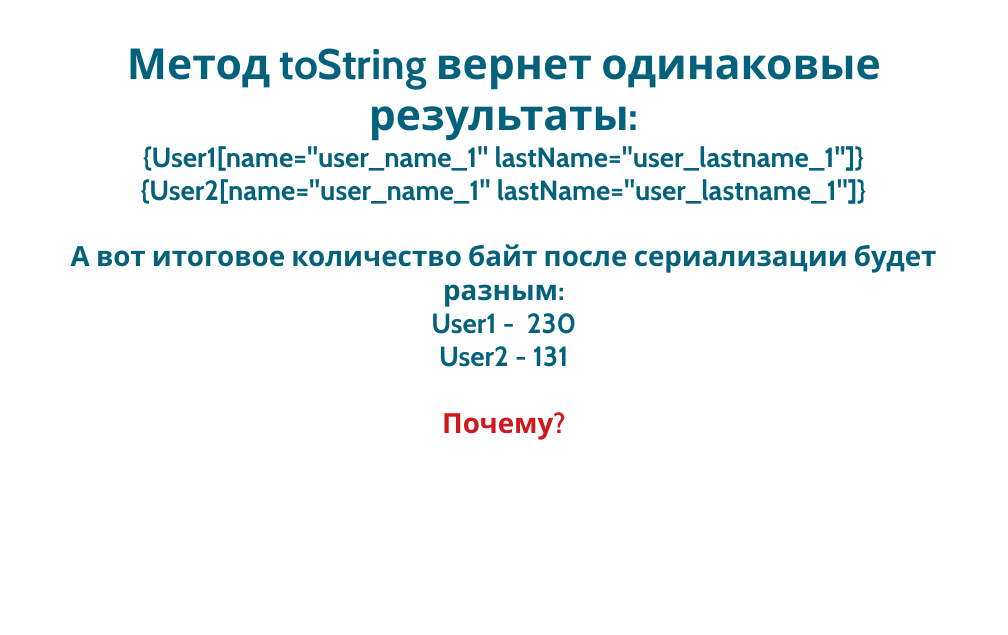
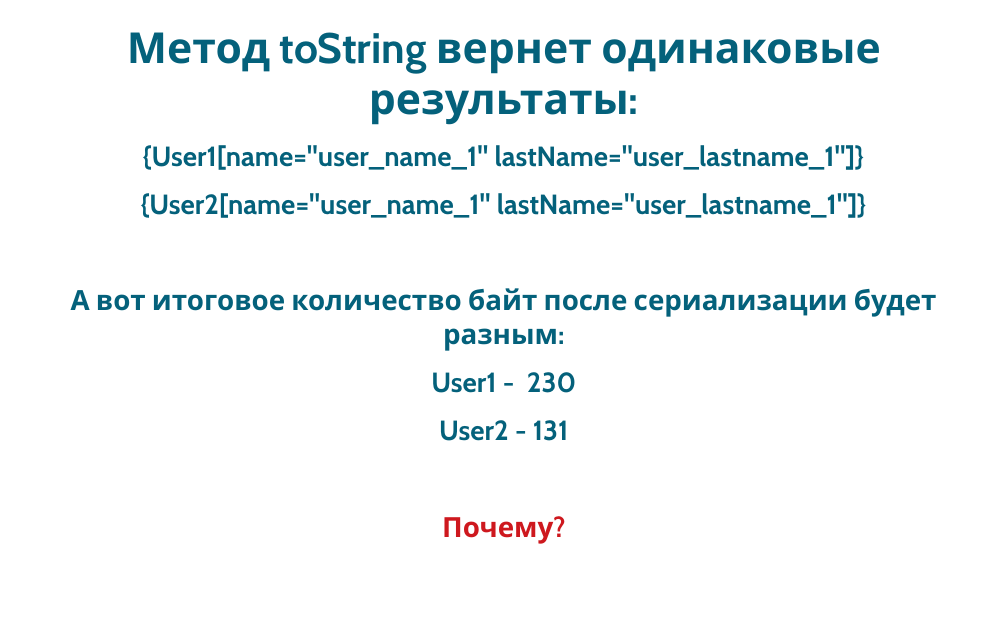
Before and after one commit to pixie1977/JavaSchoolSerialization, a slide deck: slide 27 of JavaSchoolSerialization.odp. Drawn at 1008x635 pixels with LibreOffice and Linux fonts; fonts in the diff are those of the drawing; background and template pictures are left out. Boxes give left, top, right and bottom in pixels: in the first picture for what was removed or moved away, otherwise in the second. Text is boxed around its words. In the diff, an @@ line names an element or a change of style, - is before the commit and + after.

```diff
--- a/JavaSchoolSerialization.odp
+++ b/JavaSchoolSerialization.odp
@@ subtitle "Метод toString вернет одинаковые результаты:" moved from (x1=71, y1=48, x2=937, y2=440) to (x1=71, y1=32, x2=937, y2=544) @@
@@ subtitle "Метод toString вернет одинаковые результаты:" at (x1=71, y1=32, x2=937, y2=544): more space between paragraphs @@
```
Also in this commit, not shown: 52 other slides changed, 1 other file.
